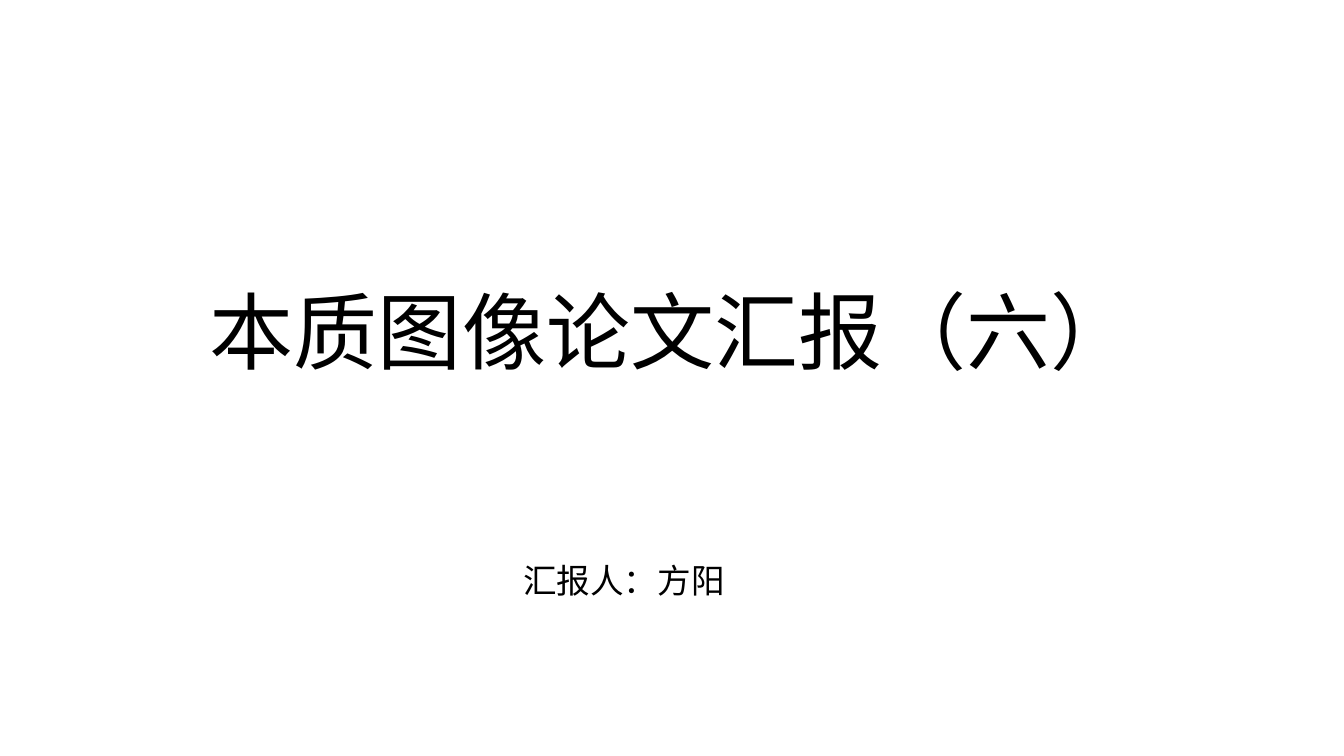
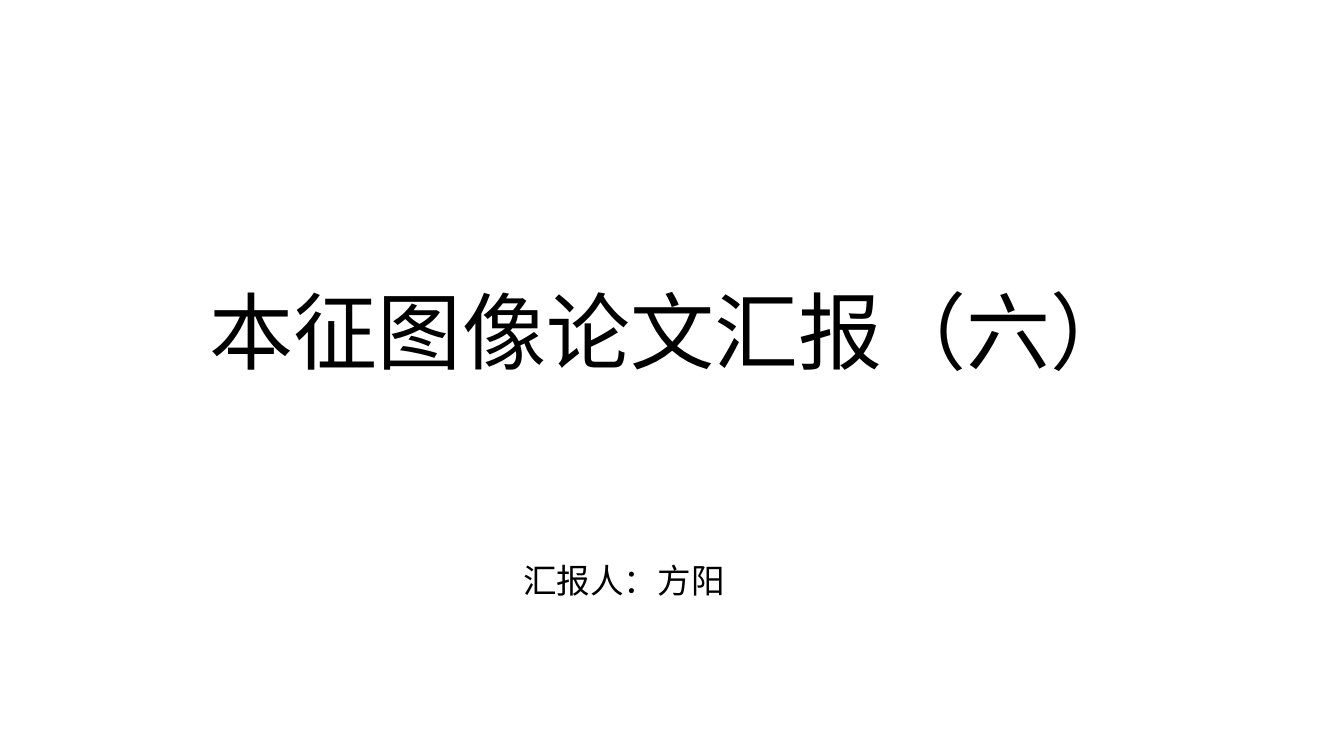
Before and after one commit to FangYang970206/PaperNote, a slide deck: slide 1 of intrinsic image/six.pptx. Drawn at 1344x756 pixels with LibreOffice and Linux fonts; fonts in the diff are those of the drawing. Boxes give left, top, right and bottom in pixels: in the first picture for what was removed or moved away, otherwise in the second. Text is boxed around its words. In the diff, an @@ line names an element or a change of style, - is before the commit and + after.

Commit message:
本质 -> 本征

```diff
--- a/intrinsic image/six.pptx
+++ b/intrinsic image/six.pptx
@@ title at (x1=210, y1=291, x2=1134, y2=371): text changed @@
-本质图像论文汇报（六）
+本征图像论文汇报（六）
```
Also in this commit, not shown: 7 other files.
